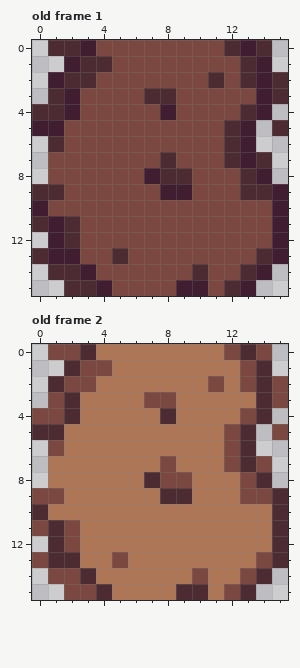
Pixel-art file -- sprites/tilled_dirt_and_planting_holes.aseprite. Above is the file before it was changed.
16x16 pixels, 4 frames. Shown: old frame 1, old frame 2. The commit also changed other frames, which this record leaves out.
The same view after the edit:
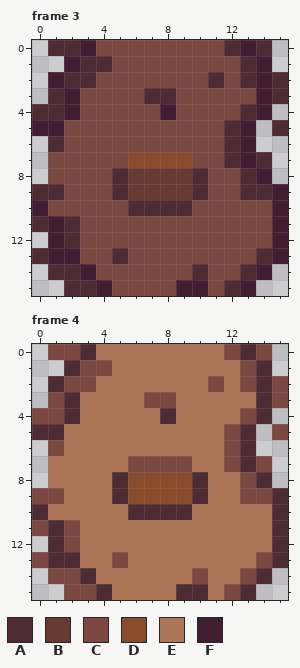
Palette (. is transparent): A #4d2b32  B #663931  C #7a4841  D #884b2b  E #ad7757  F #411d31
A new or re-ordered frame is compared with the old frame closest to it.
The exact change:
frames re-ordered
Frame 3 against old frame 1:
y 7: x 6..9 CCAC -> DDDD
y 8: x 5..10 CCFAAC -> ABBBBA
y 9: x 5..10 CCCFFC -> ABBBBA
y 10: x 6..9 CCCC -> AAAA
Frame 4 against old frame 2:
y 7: x 6..7 EE -> CC; x 9 E -> C
y 8: x 5..10 EEACCE -> ADDDDA
y 9: x 5..10 EEEAAE -> ADDDDA
y 10: x 6..9 EEEE -> AAAA
Changed places in both pictures, as pixel boxes (x1, y1, x2, y2):
changed: (112, 152, 208, 216)
changed: (112, 456, 208, 520)
